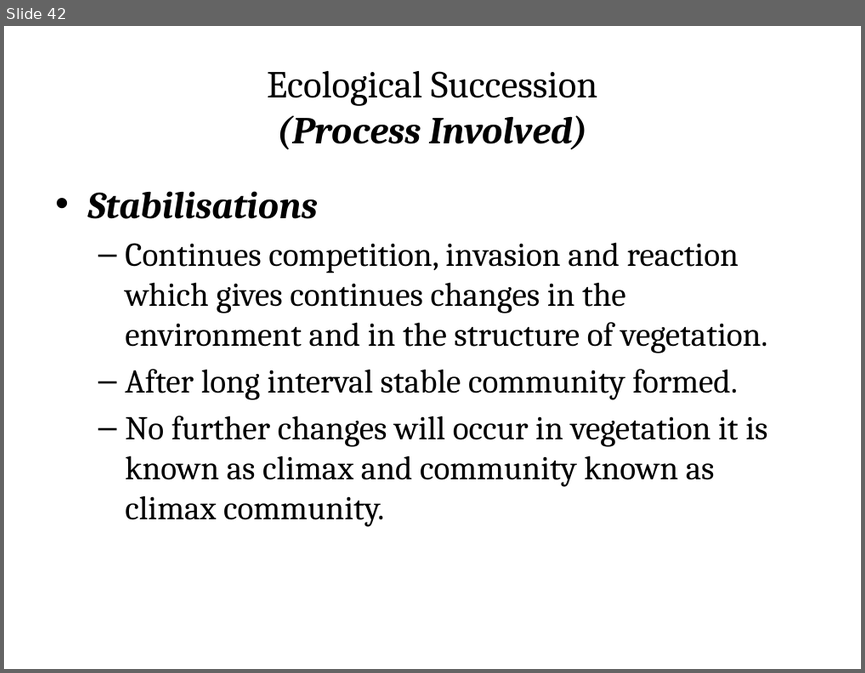
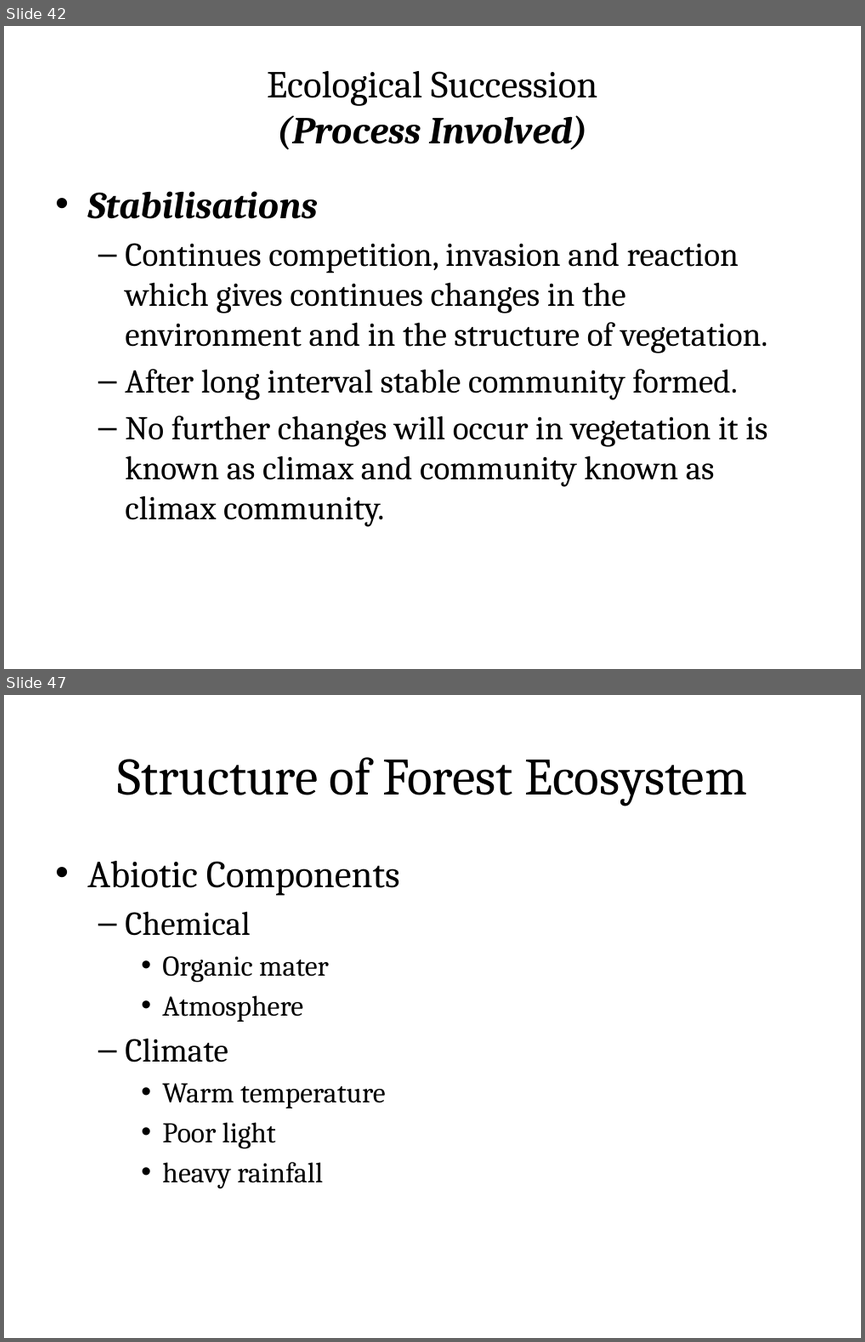
Before and after one commit to rajasekaran36/GE8291-Environmental-Science-and-Engineering, a slide deck: Slides/GE8291-U1.pptx. Shown one above the other, each under a label of ours: slide 42 before the commit, slides 42 and 47 after it; the slides between them are not shown. The pictures are 865x673 and 865x1342 pixels, drawn with LibreOffice and Linux fonts; fonts in the diff are those of the drawing. Boxes give left, top, right and bottom in pixels: in the first picture for what was removed or moved away, otherwise in the second. Text is boxed around its words. In the diff, an @@ line names an element or a change of style, - is before the commit and + after.

```diff
--- a/Slides/GE8291-U1.pptx
+++ b/Slides/GE8291-U1.pptx
@@ slide 47 added at [4,695,861,1338], background #FFFFFF @@
@@ title added at [46,721,818,828], fill gradient #DAFDA7 to #E4FCC2 to #F5FFE7, outline #98B955 0.75 pt, 44 pt, text #000000 @@
+Structure of Forest Ecosystem
@@ text added at [87,861,400,1189], 24 pt, text #000000 @@
+• Abiotic Components
+  – Chemical
+    • Organic mater
+    • Atmosphere
+  – Climate
+    • Warm temperature
+    • Poor light
+    • heavy rainfall
```
Also in this commit, not shown: 1 slide changed, 15 other slides added.
